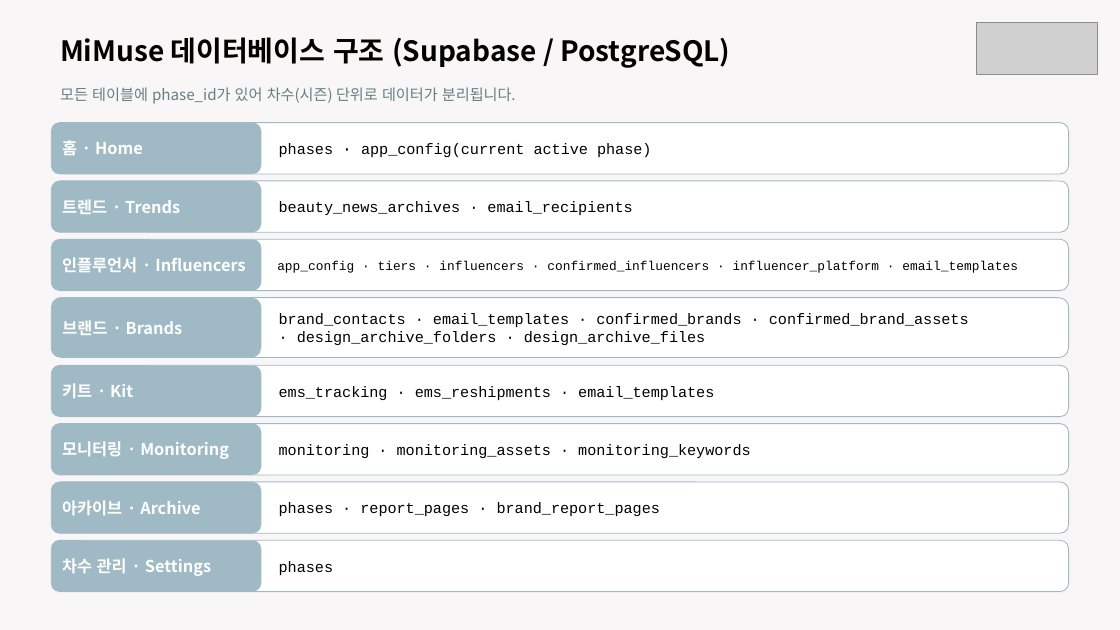
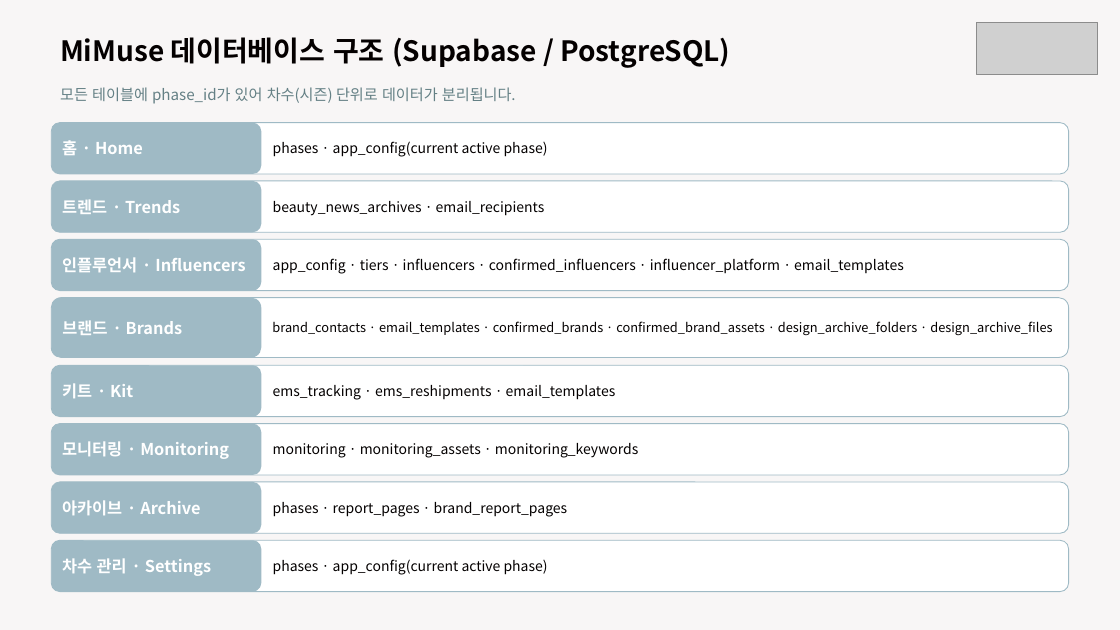
Before and after one commit to kaydeeloka/collab-net, a slide deck: slide 4 of docs/[Mi Muse] 대시보드 자동화 시스템.pptx (slide 6 before the commit). Drawn at 1120x630 pixels with LibreOffice and Linux fonts; fonts in the diff are those of the drawing; grey boxes stand for pictures. Boxes give left, top, right and bottom in pixels: in the first picture for what was removed or moved away, otherwise in the second. Text is boxed around its words. In the diff, an @@ line names an element or a change of style, - is before the commit and + after.

```diff
--- a/docs/[Mi Muse] 대시보드 자동화 시스템.pptx
+++ b/docs/[Mi Muse] 대시보드 자동화 시스템.pptx
@@ text "phases · app_config(current active phase)" at (273, 141, 548, 157): size 13 to 12 pt, font Courier New to Noto Sans CJK KR; size 14 to 12 pt in "·" @@
@@ text "app_config · tiers · influencers ..." at (273, 258, 904, 274): size 11 to 12 pt, font Courier New to Noto Sans CJK KR @@
@@ text at (272, 321, 1052, 336): text changed; size 13 to 11 pt; font Courier New to Noto Sans CJK KR @@
-brand_contacts · email_templates · confirmed_brands · confirmed_brand_assets
-· design_archive_folders · design_archive_files
+brand_contacts · email_templates · confirmed_brands · confirmed_brand_assets · design_archive_folders · design_archive_files
@@ size 13 to 12 pt, font Courier New to Noto Sans CJK KR in 4 elements at (273, 201, 545, 216), (273, 385, 616, 400), (273, 443, 638, 458), (273, 502, 568, 517) @@
@@ text at (273, 559, 548, 575): text changed; size 13 to 12 pt; font Courier New to Noto Sans CJK KR @@
-phases
+phases · app_config(current active phase)
```
Also in this commit, not shown: 9 other slides changed, 2 slides added, 2 slides removed, 6 other files.
